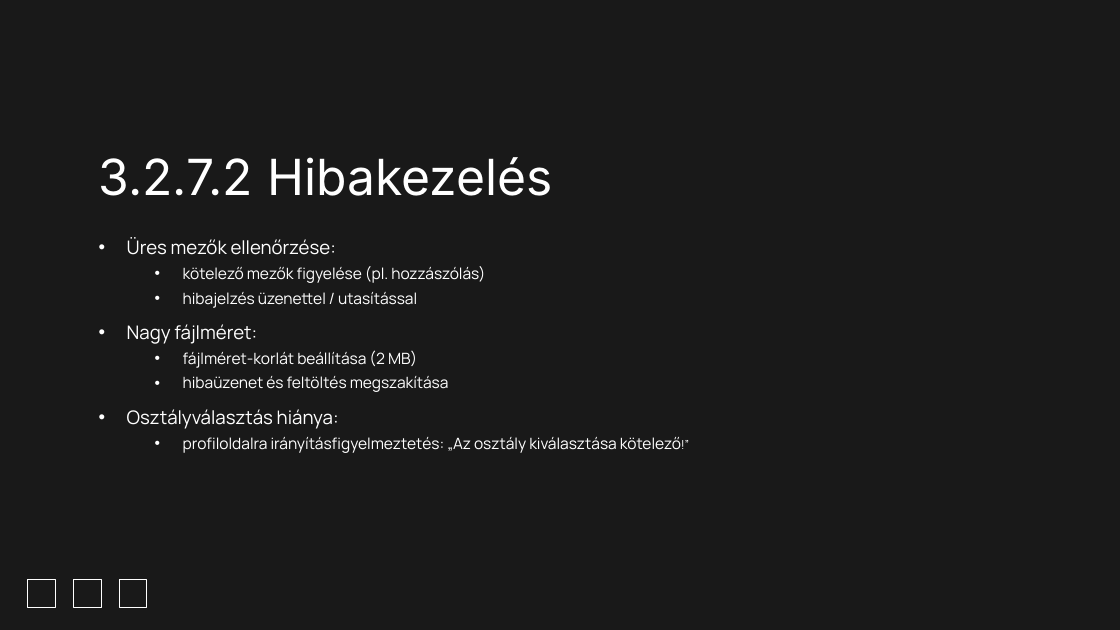
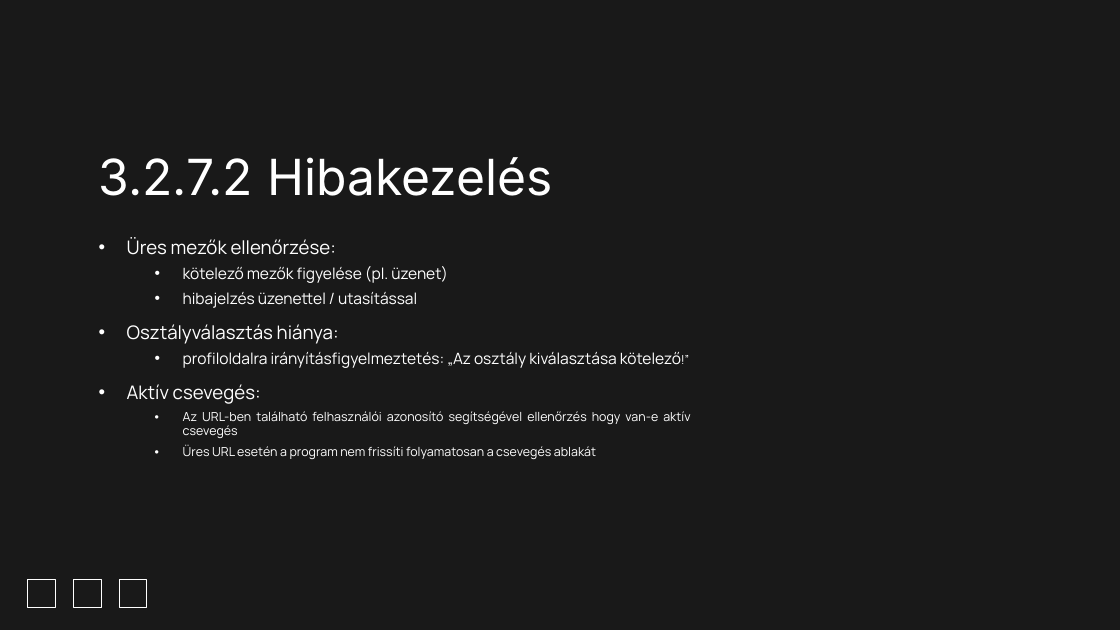
Before and after one commit to Dominik488/ViszgaRemek, a slide deck: slide 60 of documentation 2.pptx (slide 61 before the commit). Drawn at 1120x630 pixels with LibreOffice and Linux fonts; fonts in the diff are those of the drawing; background and template pictures are left out. Boxes give left, top, right and bottom in pixels: in the first picture for what was removed or moved away, otherwise in the second. Text is boxed around its words. In the diff, an @@ line names an element or a change of style, - is before the commit and + after.

```diff
--- a/documentation 2.pptx
+++ b/documentation 2.pptx
@@ subtitle at bbox=[183, 266, 448, 283]: text changed @@
-  • kötelező mezők figyelése (pl. hozzászólás)
+  • kötelező mezők figyelése (pl. üzenet)
@@ subtitle at bbox=[127, 324, 449, 392]: paragraphs removed @@
-• Nagy fájlméret:
-  • fájlméret-korlát beállítása (2 MB)
-  • hibaüzenet és feltöltés megszakítása
@@ subtitle at bbox=[127, 384, 690, 459]: paragraphs added @@
+• Aktív csevegés:
+  • Az URL-ben található felhasználói azonosító segítségével ellenőrzés hogy van-e aktív csevegés
+  • Üres URL esetén a program nem frissíti folyamatosan a csevegés ablakát
```
Also in this commit, not shown: 12 other slides changed, 1 slide removed.
